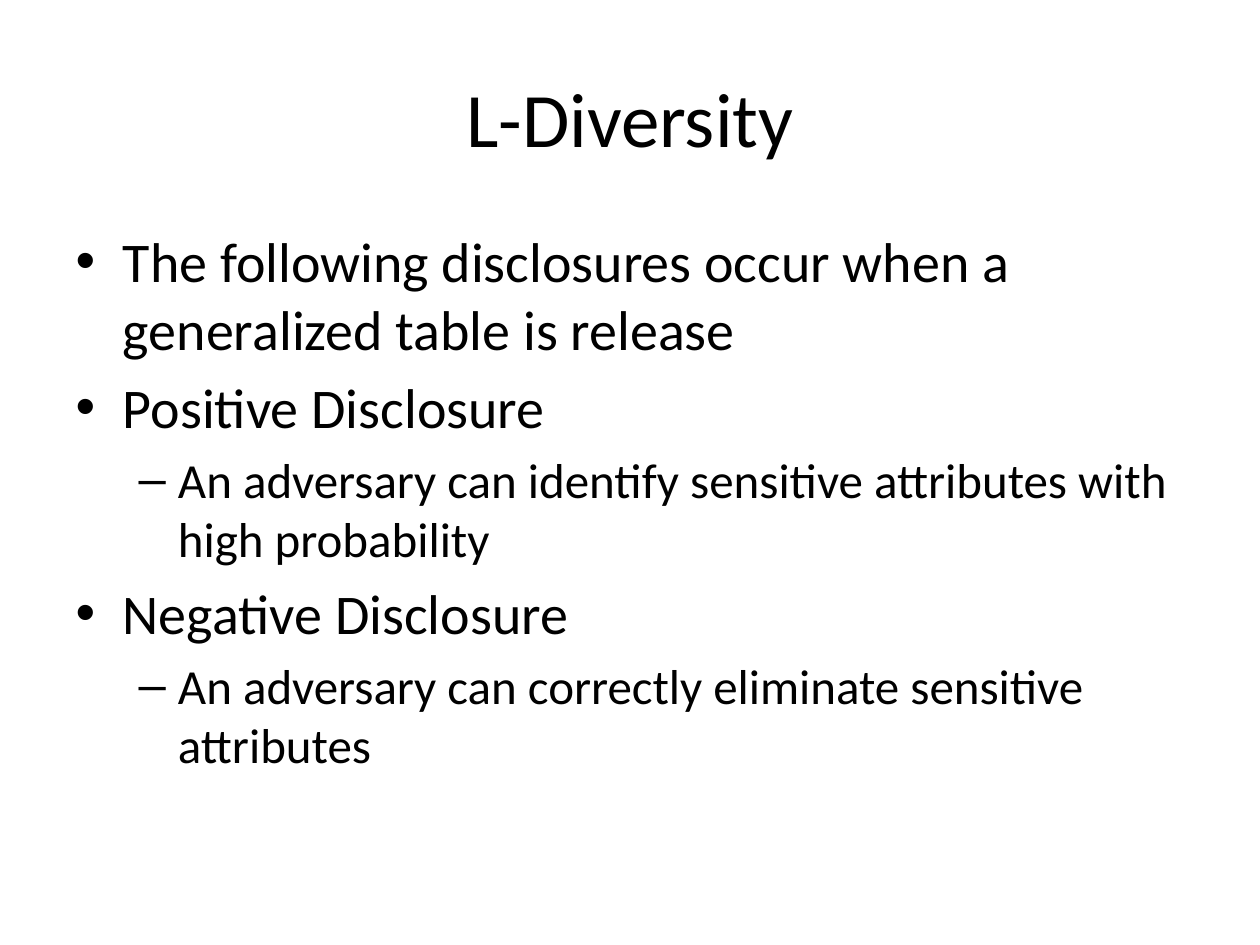
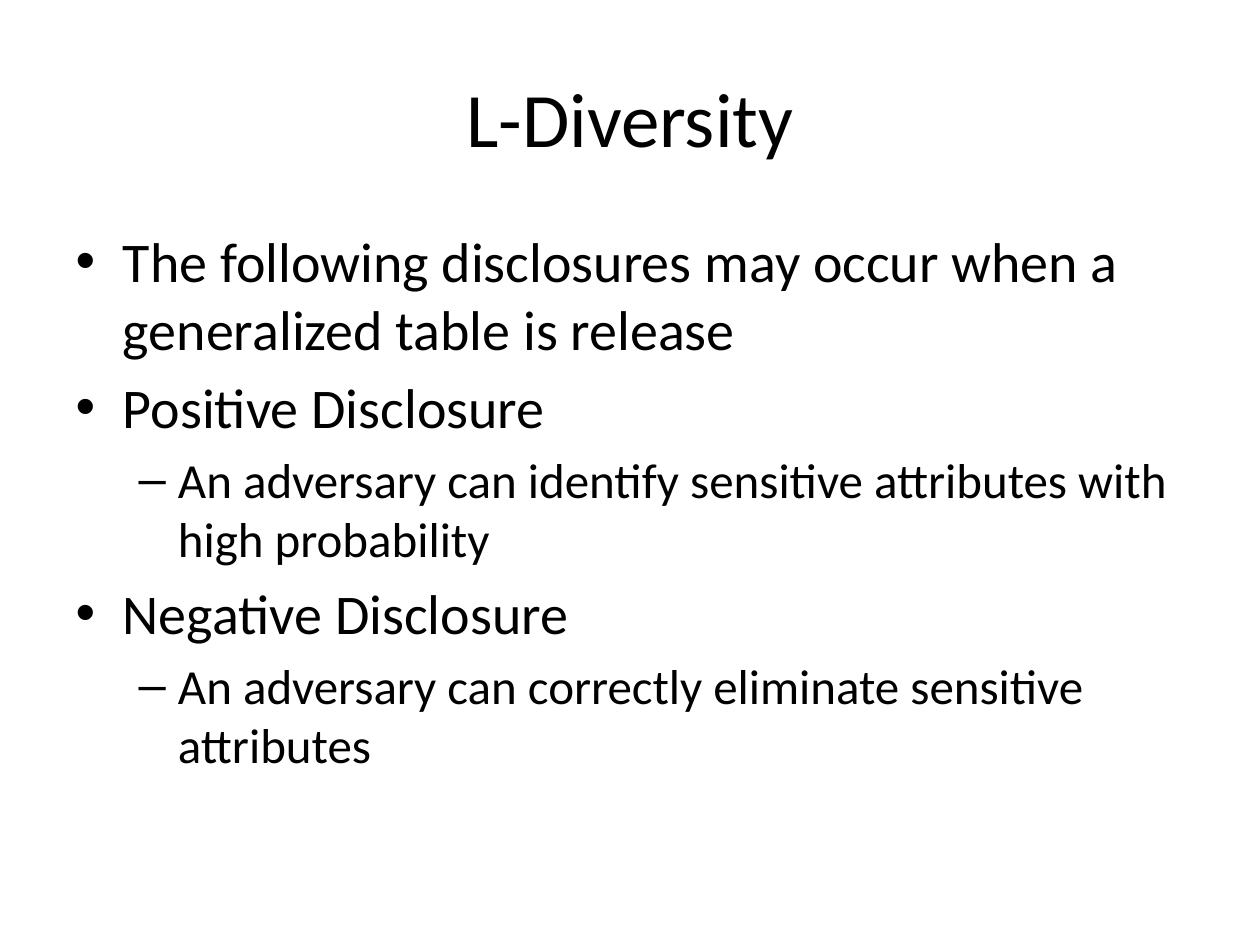
Before and after one commit to jayvelasco1990/big-data, a slide deck: slide 22 of Final Project/draft_presentation.pptx. Drawn at 1260x945 pixels with LibreOffice and Linux fonts; fonts in the diff are those of the drawing. Boxes give left, top, right and bottom in pixels: in the first picture for what was removed or moved away, otherwise in the second. Text is boxed around its words. In the diff, an @@ line names an element or a change of style, - is before the commit and + after.

```diff
--- a/Final Project/draft_presentation.pptx
+++ b/Final Project/draft_presentation.pptx
@@ text at box(123, 243, 1118, 360): text changed @@
-• The following disclosures occur when a generalized table is release
+• The following disclosures may occur when a generalized table is release
```
Also in this commit, not shown: 19 other slides changed, 7 slides added, 5 slides removed.
